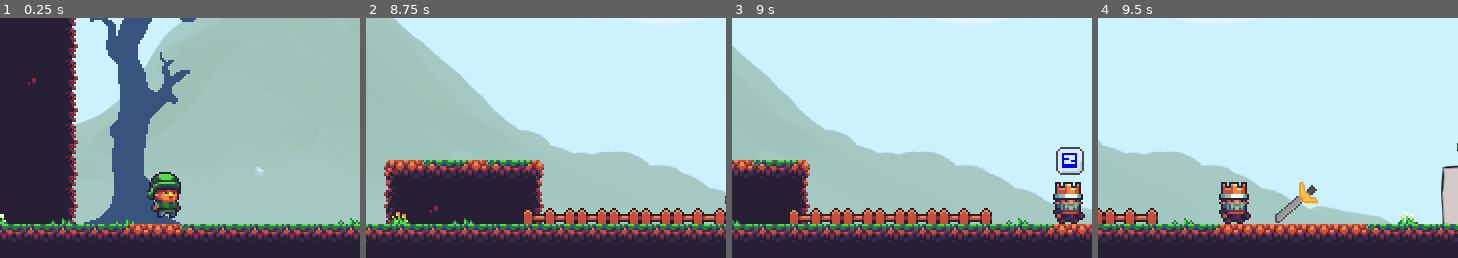
Above: before the commit, frames 1-4 (left to right).
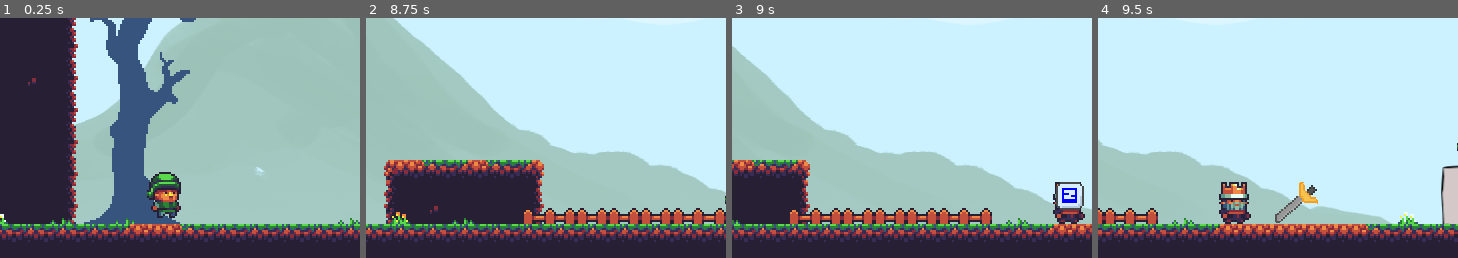
Above: after the commit, the same moments.

Repository: panicstevenson/buy-a-sword
Game: Godot game, scene res://Level.tscn
The game is run twice, just before and just after one commit, with the same random seed, the same clock (stepped at 60 frames per second) and the same inputs.
Inputs:
- Up to frame 1 (0.25 s): no input
- Up to frame 2 (8.75 s): hold Right (ui_right) 0.53-2.03 s; tap Z (key_action) at 0.6, 1.25, 1.35, 2, 2.1, 2.75, 2.85, 3.6, 4.25, 4.35, 5, 5.1, 5.75, 5.85, 6.6, 7.35, 8.1 s; tap Space (ui_select) at 0.77, 1.52, 3.02, 3.77, 4.52, 6.02, 6.77, 7.52 s; hold Left (ui_left) 2.03-2.78 s; hold Right (ui_right) 2.78-4.28 s; hold Left (ui_left) 4.28-5.03 s; hold Right (ui_right) 5.03-5.78 s; hold Left (ui_left) 5.78-7.28 s; hold Right (ui_right) from 7.28 s (still down)
- Up to frame 3 (9 s): keep holding Right (ui_right); tap Z (key_action) at 8.85 s
- Up to frame 4 (9.5 s): keep holding Right (ui_right); tap Space (ui_select) at 9.02 s
The pictures show only the part of the screen within x 8-58%, y 43-93%; the shares and areas given below are measured in that part.

Frames 1-2 are identical in both runs. In frame 3, 1.2% of the frame differs, in the area x 90-98%, y 53-80%; in frame 4, nothing differs.

Commit message:
Update Interactable Interactions

Diff:
--- /dev/null
+++ b/Dialogueable.gd
@@ -0,0 +1,17 @@
+extends Interactable
+
+class_name Dialogueable
+
+var first_talk = true
+
+func interact():
+	dialogue()
+
+
+func dialogue():
+	var text = "Excuse me, but I am busy doing my daily routine of 10,000 squats."
+	if first_talk:
+		first_talk = false
+	else:
+		text = "Please go away....................."
+	dialogue_ui.showText(text)
--- a/Interactable.gd
+++ b/Interactable.gd
@@ -7,7 +7,15 @@
 var letter = "Interactable"
 const bubble_scene = preload("res://Bubble.tscn")
 var bubble = bubble_scene.instance()
-var touching = false
+var show_bubble = false
+var player_occupied = false
+
+var Player = null
+var dialogue_ui = null
+
+signal interactable_entered(node)
+signal interactable_exited(node)
+
 
 func _init():
 	var _body_entered = connect("body_entered", self, "_on_Interactable_body_entered")
@@ -15,28 +23,40 @@
 
 
 func _ready():
+	Player = get_parent().find_node("Player")
+	dialogue_ui = get_parent().find_node("DialogueUI")
+	var _player_occupied = Player.connect("PLAYER_OCCUPIED", self, "_set_Player_occupied")
+	var _interactable_entered = connect("interactable_entered", Player, "_on_Interactable_entered")
+	var _interactable_exited = connect("interactable_exited", Player, "_on_Interactable_exited")
 	add_child(bubble)
 	bubble.position = bubble_position
 
 
 func _process(_delta):
-	if self.touching:
+	if show_bubble and not player_occupied:
 		bubble.show()
 	else:
 		bubble.hide()
 
 
-func _on_Interactable_body_entered(body):
-	if (body.get_name() == "Player"):
-		self.touching = true
-		body.touching.append(self.name)
+func _on_Interactable_body_entered(body: Node2D):
+	if (body == Player):
+		emit_signal("interactable_entered", self)
 
 
-func _on_Interactable_body_exited(body):
-	if (body.get_name() == "Player"):
-		self.touching = false
-		body.touching.erase(self.name)
+func _on_Interactable_body_exited(body: Node2D):
+	if (body == Player):
+		emit_signal("interactable_exited", self)
 
 
-func _on_interact():
-	pass
+func _set_Player_occupied(is_occupied: bool):
+	player_occupied = is_occupied
+
+
+func set_visible(is_visible: bool):
+	show_bubble = is_visible
+
+
+func interact():
+	dialogue_ui.showText("Hello, I am interactable.")
+	print(self.name)
--- a/Level.tscn
+++ b/Level.tscn
@@ -38,6 +38,7 @@
 
 [node name="most_important_npc" parent="." instance=ExtResource( 8 )]
 position = Vector2( 1059.98, 324.002 )
+bubble_position = Vector2( 0, 0 )
 
 [node name="Door" parent="." instance=ExtResource( 9 )]
 position = Vector2( 1281.28, 325.269 )
--- a/Player.gd
+++ b/Player.gd
@@ -3,17 +3,36 @@
 export var speed = 400  # How fast the player will move (pixels/sec).
 export var jump = -700
 export var gravity = 2500
-export var is_touching = false
 var screen_size  # Size of the game window.
 
-var touching = []
+var touching = null
 
 var jumping = false
 var velocity = Vector2.ZERO
 
+signal PLAYER_OCCUPIED(is_occupied)
+
 # Called when the node enters the scene tree for the first time.
 func _ready():
 	screen_size = get_viewport_rect().size
+
+
+func _on_Interactable_entered(interactable: Interactable):
+	print("entered: " + interactable.name)
+	touching = interactable
+
+
+func _on_Interactable_exited(interactable: Interactable):
+	print("exited: " + interactable.name)
+	interactable.set_visible(false)
+	touching = null
+	emit_signal("PLAYER_OCCUPIED", false)
+
+
+func _process(_delta):
+	if not touching:
+		return
+	touching.set_visible(true)
 
 
 func get_input():
@@ -23,6 +42,11 @@
 		velocity.x += speed
 	if Input.is_action_pressed("ui_left"):
 		velocity.x -= speed
+	if Input.is_action_just_pressed("ui_up"):
+		if not touching:
+			return
+		emit_signal("PLAYER_OCCUPIED", true)
+		touching.interact()
 
 
 func _physics_process(delta):
--- a/npcs/NPC.gd
+++ b/npcs/NPC.gd
@@ -1,4 +1,4 @@
-extends Interactable
+extends Dialogueable
 
 var _letter = "NPC"
 
--- a/project.godot
+++ b/project.godot
@@ -9,12 +9,18 @@
 config_version=4
 
 _global_script_classes=[ {
+"base": "Interactable",
+"class": "Dialogueable",
+"language": "GDScript",
+"path": "res://Dialogueable.gd"
+}, {
 "base": "Area2D",
 "class": "Interactable",
 "language": "GDScript",
 "path": "res://Interactable.gd"
 } ]
 _global_script_class_icons={
+"Dialogueable": "",
 "Interactable": ""
 }
 
--- a/ui/DialogueUI.gd
+++ b/ui/DialogueUI.gd
@@ -35,6 +35,7 @@
 			if floatLetters < currentText.length():
 				goingFast = true
 			else:
+				get_parent().find_node("Player").emit_signal("PLAYER_OCCUPIED", false)
 				showing = false
 	else:
 		# TODO REMOVE
@@ -47,6 +48,7 @@
 			showText(tempStr)
 
 
+
 func showText(text):
 	floatLetters = 0
 	label.text = text
